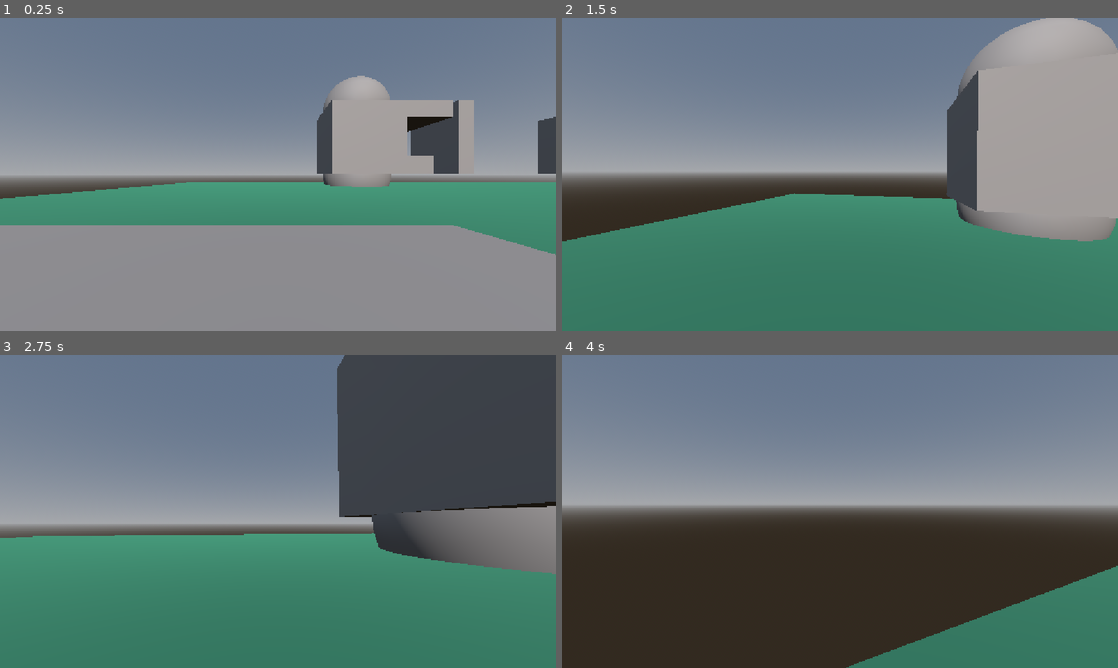
Above: before the commit, frames 1-4 (two rows, left to right).
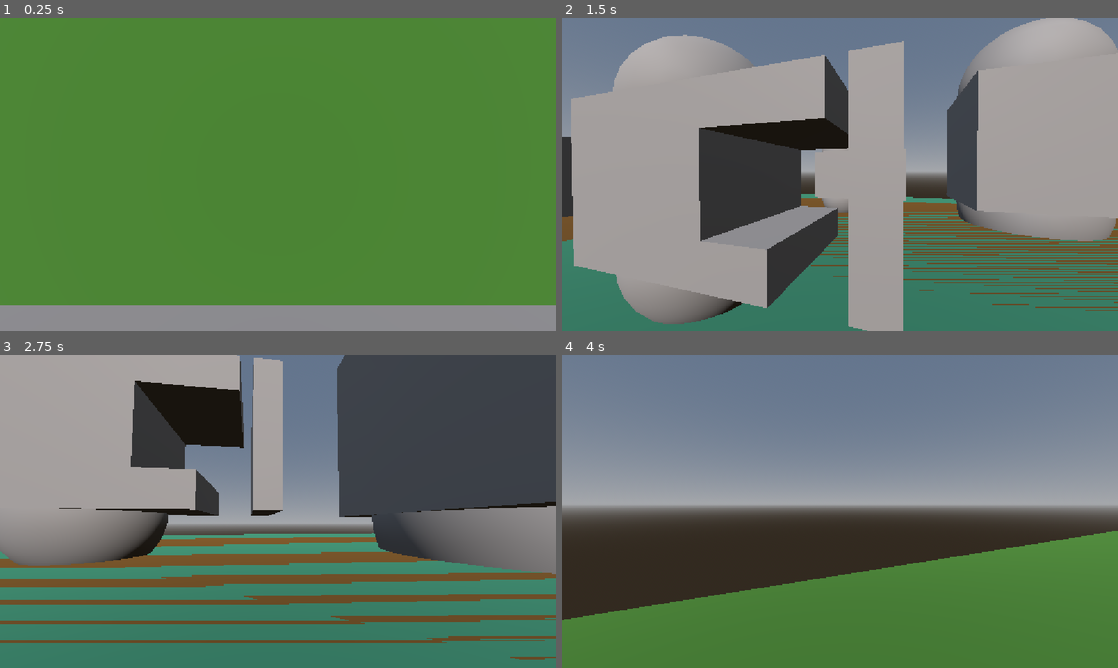
Above: after the commit, the same moments.

Repository: StevenChurchill671/GodotMedieval
Game: Godot game, scene res://root.tscn
Two runs of this game, one before a commit and one after it. Both use one fixed random seed, a clock stepped at 60 frames per second and the inputs below.
Inputs (mouse positions are in pixels of both pictures, inside the frame that each line leads up to):
- Up to frame 1 (0.25 s): no input
- Up to frame 2 (1.5 s): tap Enter at 0.5 s; move the mouse to (867, 174) at 0.52 s; hold C (crouch) 0.53-1.28 s; hold W (up) from 0.53 s (still down); tap Space (jump) at 0.77 s; move the mouse to (812, 174) at 1.27 s; tap C (crouch) at 1.35 s
- Up to frame 3 (2.75 s): keep holding W (up); tap Space (jump) at 1.52 s; move the mouse to (289, 505) at 2.02 s; hold C (crouch) from 2.03 s (still down)
- Up to frame 4 (4 s): keep holding W (up); move the mouse to (834, 517) at 2.77 s; release C (crouch) at 2.78 s; tap C (crouch) at 2.85 s; tap Space (jump) at 3.02, 3.77 s; move the mouse to (878, 514) at 3.52 s; hold C (crouch) from 3.53 s (still down)

The runs differ from the first frame. In frame 1, 92% of the frame differs, in the area x 0-100%, y 0-92%; in frame 2, 45%; in frame 3, 35%; in frame 4, 30%.

Commit message:
Add files via upload

Diff:
--- a/politicalweight/Areas/inithousearea.gd
+++ b/politicalweight/Areas/inithousearea.gd
@@ -1,4 +1,5 @@
 extends Area3D
+
 var containedHouse
 
 func replaceStructure(newStructure):
--- /dev/null
+++ b/politicalweight/field_one.gd
@@ -0,0 +1,14 @@
+extends Node3D
+
+var localHousingAreas =[]
+func _ready():
+	iterateThroughAreas()
+func passHousingAreas():
+	iterateThroughAreas()
+	return localHousingAreas
+
+func iterateThroughAreas():
+	var childrenArray = get_children()
+	for child in childrenArray:
+		if child.has_method("replaceStructure"):
+			localHousingAreas.append(child)
--- a/politicalweight/field_one.tscn
+++ b/politicalweight/field_one.tscn
@@ -1,5 +1,6 @@
 [gd_scene format=3 uid="uid://b5rnfsgw1i6yb"]
 
+[ext_resource type="Script" uid="uid://dfxhpriou5oqb" path="res://field_one.gd" id="1_8rko2"]
 [ext_resource type="PackedScene" uid="uid://qsbjhce4yrpa" path="res://Areas/inithousearea.tscn" id="1_43gsj"]
 [ext_resource type="PackedScene" uid="uid://3iuv6knkvth1" path="res://field_area.tscn" id="2_mcvmn"]
 
@@ -12,6 +13,7 @@
 points = PackedVector3Array(-1, 0, -1, -1, 0, 1, 1, 0, -1, 1, 0, 1)
 
 [node name="fieldOne" type="Node3D" unique_id=176177761]
+script = ExtResource("1_8rko2")
 
 [node name="StaticBody3D" type="StaticBody3D" parent="." unique_id=1472931639]
 
--- a/politicalweight/initialisers/houseinitialiser.gd
+++ b/politicalweight/initialisers/houseinitialiser.gd
@@ -16,6 +16,8 @@
 func forEachLocationIn(locationList):
 	for location in locationList:
 		startMap(location)
+
+
 var personScene : PackedScene = preload("res://person.tscn")
 var person
 func testVillager(house):
--- a/politicalweight/initialisers/location_initialiser.gd
+++ b/politicalweight/initialisers/location_initialiser.gd
@@ -13,6 +13,7 @@
 ## Preloads the inithousingloc (base floor).
 var initialhousinglocation : PackedScene = preload("res://Areas/initousingloc.tscn")
 
+var fieldOneLocation : PackedScene = preload("res://field_one.tscn")
 
 ## Stores the flat land representing a location. [br]
 ## Called via [method getLocationStorage] in locationInitialiser.
@@ -34,4 +35,10 @@
 	add_child(localMovement)
 	localMovement.position = Vector3(16,0,0)
 	locationStorage.append(localMovement)
+
+	localMovement = fieldOneLocation.instantiate()
+	add_child(localMovement)
+	localMovement.position = Vector3(30,0,0)
+	locationStorage.append(localMovement)
+
 	return getLocationStorage()
Not shown, added: politicalweight/field_one.gd.uid
